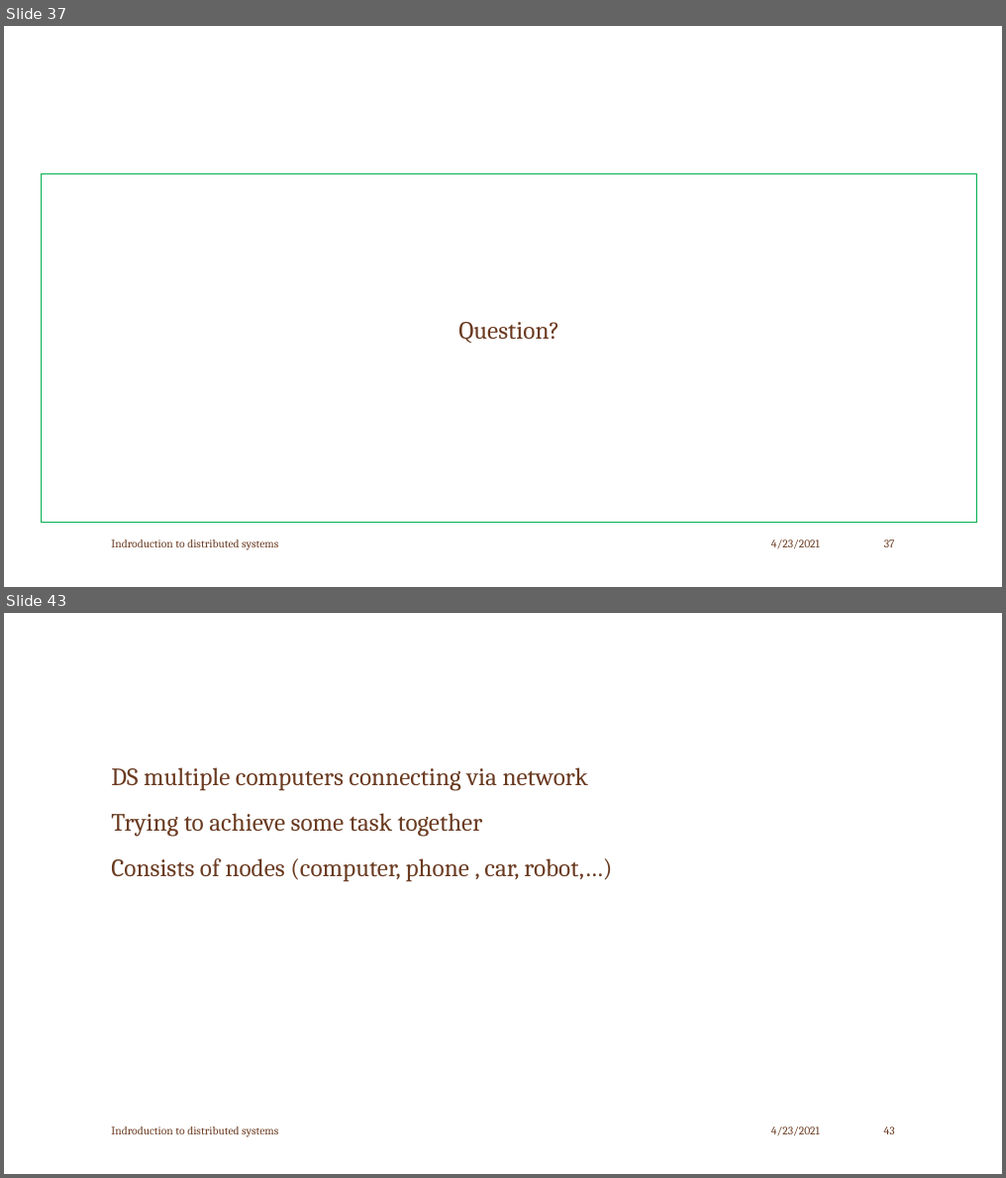
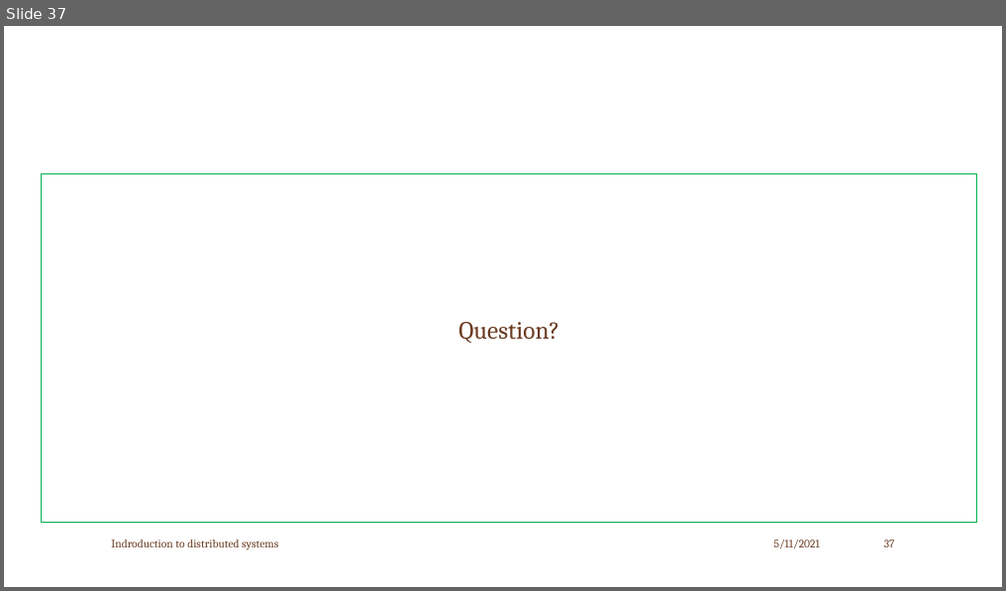
Before and after one commit to girma31/java, a slide deck: Distributed System.pptx. Shown one above the other, each under a label of ours: slides 37 and 43 before the commit, slide 37 after it; the slides between them are not shown. The pictures are 1006x1178 and 1006x591 pixels, drawn with LibreOffice and Linux fonts; fonts in the diff are those of the drawing; background and template pictures are left out. Boxes give left, top, right and bottom in pixels: in the first picture for what was removed or moved away, otherwise in the second. Text is boxed around its words. In the diff, an @@ line names an element or a change of style, - is before the commit and + after.

```diff
--- a/Distributed System.pptx
+++ b/Distributed System.pptx
@@ slide 43 removed at [4,613,1002,1174], background picture (left out) @@
@@ text removed at [111,767,612,882] @@
-DS multiple computers connecting via network
-Trying to achieve some task together
-Consists of nodes (computer, phone , car, robot,…)
@@ text removed at [111,1127,278,1138] @@
-Indroduction to distributed systems
@@ text removed at [771,1127,820,1137] @@
-4/23/2021
@@ page number removed at [884,1127,895,1135] @@
-43
@@ slide 37 changed as well @@
@@ text at [774,540,820,550]: text changed @@
-4/23/2021
+5/11/2021
```
Also in this commit, not shown: 35 other slides changed, 19 other slides removed.
